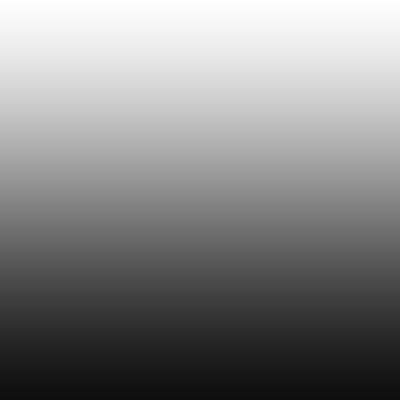
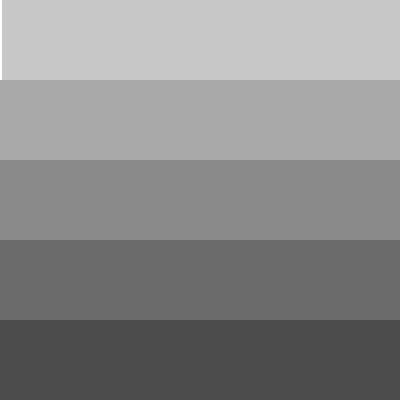
Two versions of the same layered image (400px x 400px). Layer-by-layer changes:
added layer "5 полоса" above "4 полоса" over left=2, top=0, right=400, bottom=80
added layer "4 полоса" above "3 полоса" over left=0, top=80, right=400, bottom=160
added layer "3 полоса" above "2 полоса" over left=0, top=160, right=400, bottom=240
added layer "2 полоса" above "1 полоса" over left=0, top=240, right=400, bottom=320
added layer "1 полоса" above "Градиентная заливка 1" over left=0, top=320, right=400, bottom=400
hid "Градиентная заливка 1" over left=0, top=2, right=400, bottom=400
